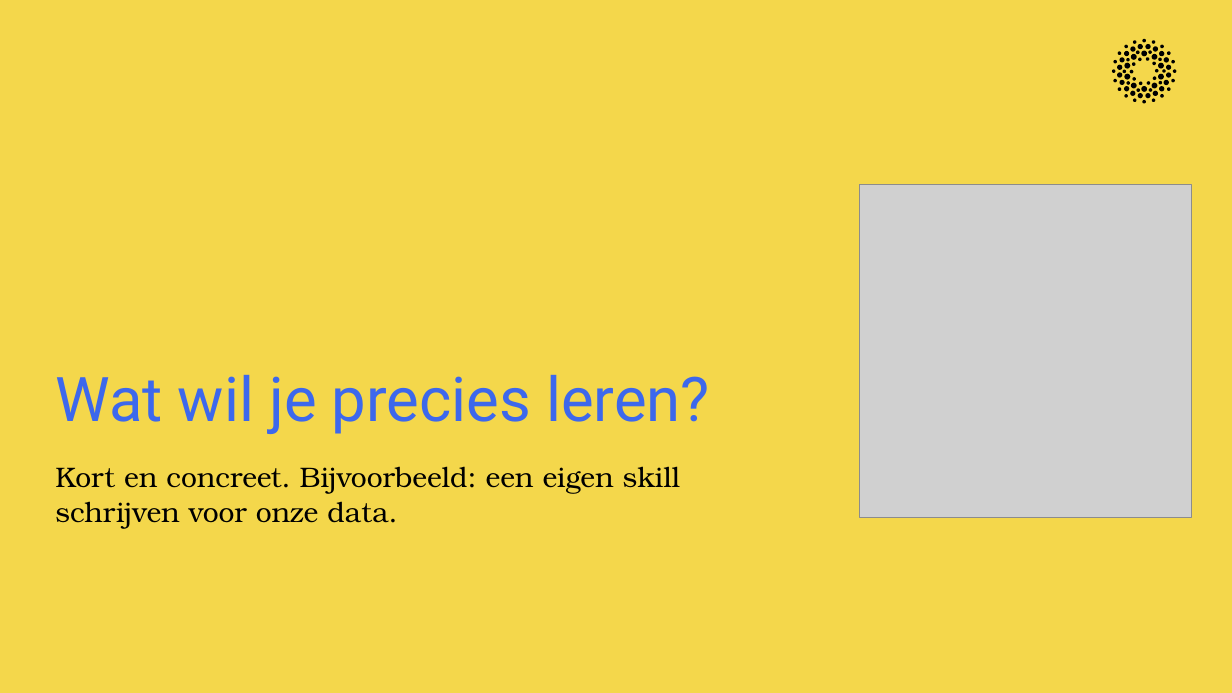
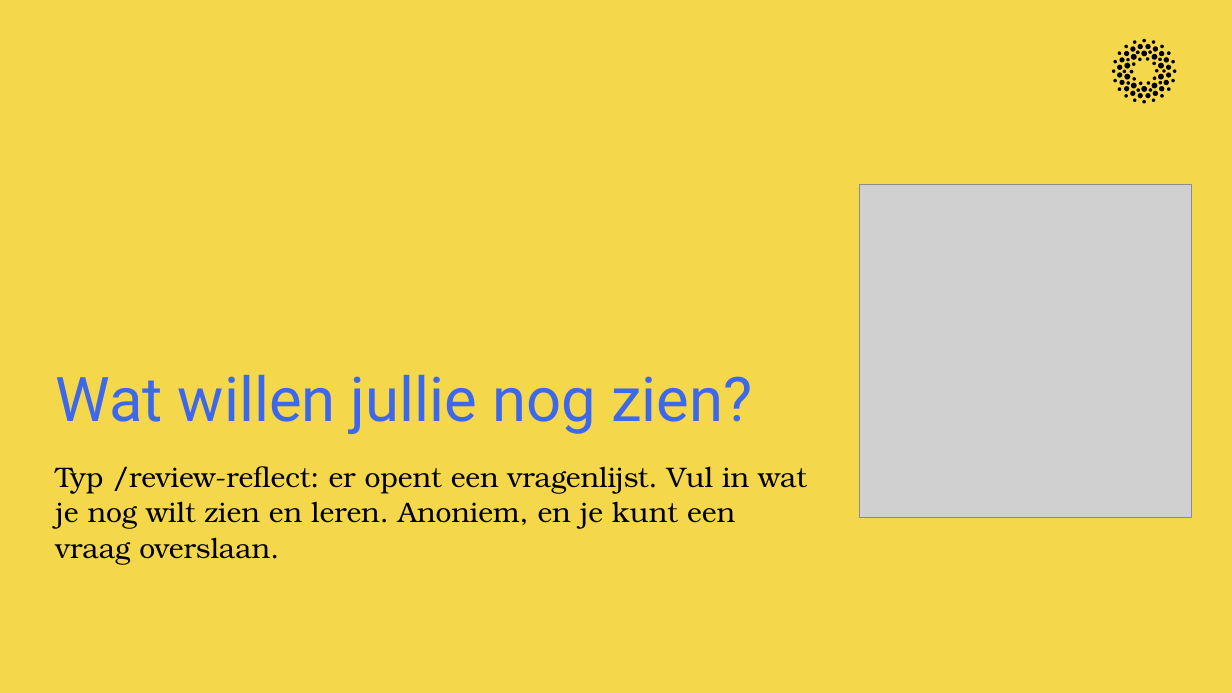
Before and after one commit to cedanl/clidev-presentaties, a slide deck: slide 35 of exports/261005_workshop_rad_uitvoering.pptx (slide 28 before the commit). Drawn at 1232x693 pixels with LibreOffice and Linux fonts; fonts in the diff are those of the drawing; grey boxes stand for pictures. Boxes give left, top, right and bottom in pixels: in the first picture for what was removed or moved away, otherwise in the second. Text is boxed around its words. In the diff, an @@ line names an element or a change of style, - is before the commit and + after.

```diff
--- a/exports/261005_workshop_rad_uitvoering.pptx
+++ b/exports/261005_workshop_rad_uitvoering.pptx
@@ text at [55,375,752,434]: text changed @@
-Wat wil je precies leren?
+Wat willen jullie nog zien?
@@ text at [55,466,807,565]: text changed @@
-Kort en concreet. Bijvoorbeeld: een eigen skill schrijven voor onze data.
+Typ /review-reflect: er opent een vragenlijst. Vul in wat je nog wilt zien en leren. Anoniem, en je kunt een vraag overslaan.
```
Also in this commit, not shown: 12 other slides changed, 10 slides added, 2 slides removed, 1 other file.
